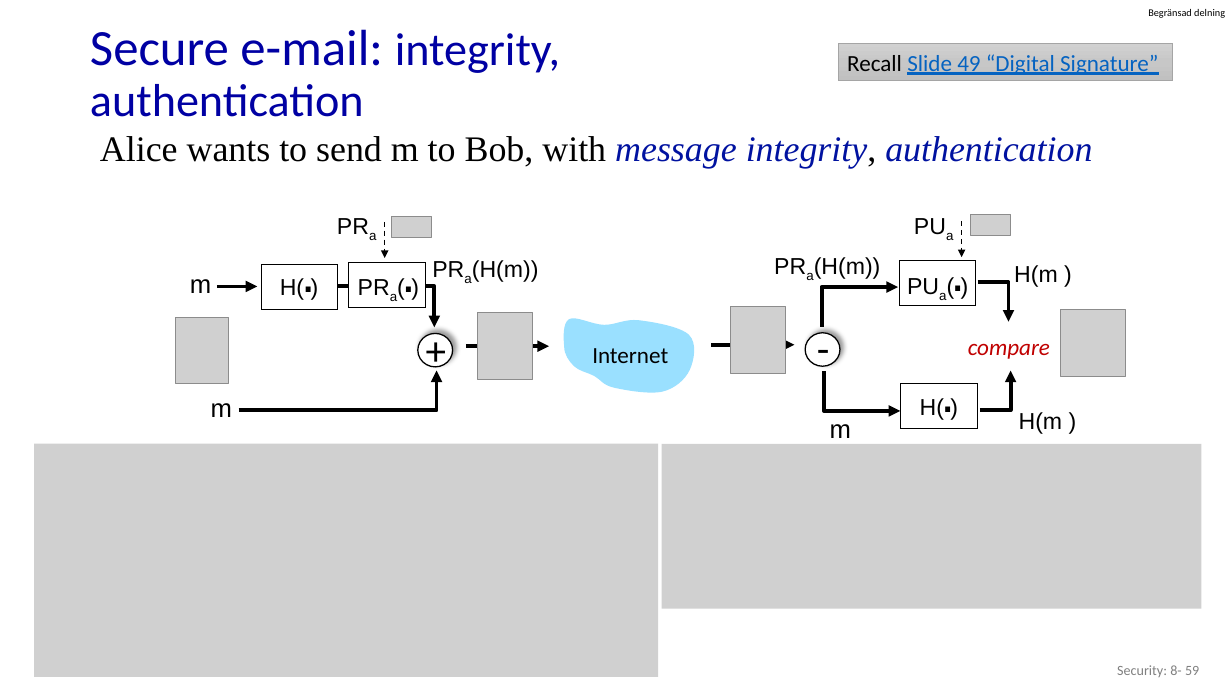
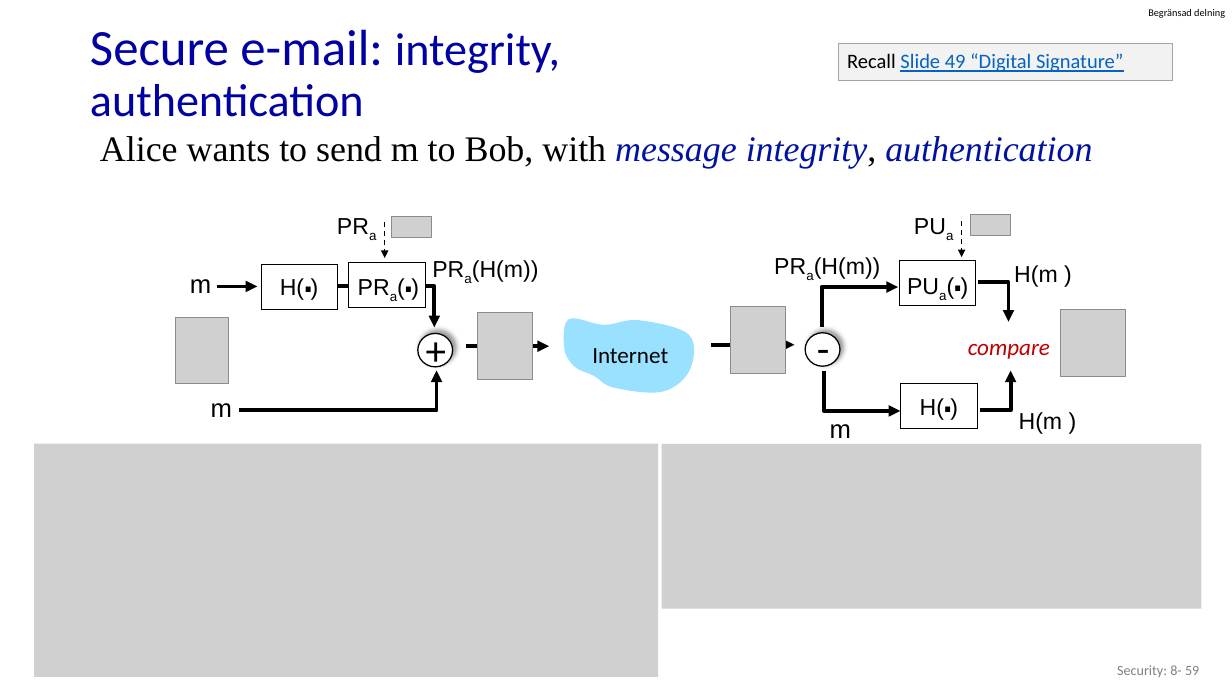
Before and after one commit to guhofstra/CSC175, a slide deck: slide 59 of PPTs/8.1 Cryptography.pptx. Drawn at 1232x693 pixels with LibreOffice and Linux fonts; fonts in the diff are those of the drawing; grey boxes stand for pictures. Boxes give left, top, right and bottom in pixels: in the first picture for what was removed or moved away, otherwise in the second. Text is boxed around its words. In the diff, an @@ line names an element or a change of style, - is before the commit and + after.

```diff
--- a/PPTs/8.1 Cryptography.pptx
+++ b/PPTs/8.1 Cryptography.pptx
@@ rectangle "Recall Slide 49 “Digital Signature”" at <box>838,43,1172,80</box>: size 18 to 16 pt; fill gradient #D2D2D2 to #C8C8C8 to #C0C0C0 to #F2F2F2 @@
```
Also in this commit, not shown: 1 other slide changed, 23 other files.
